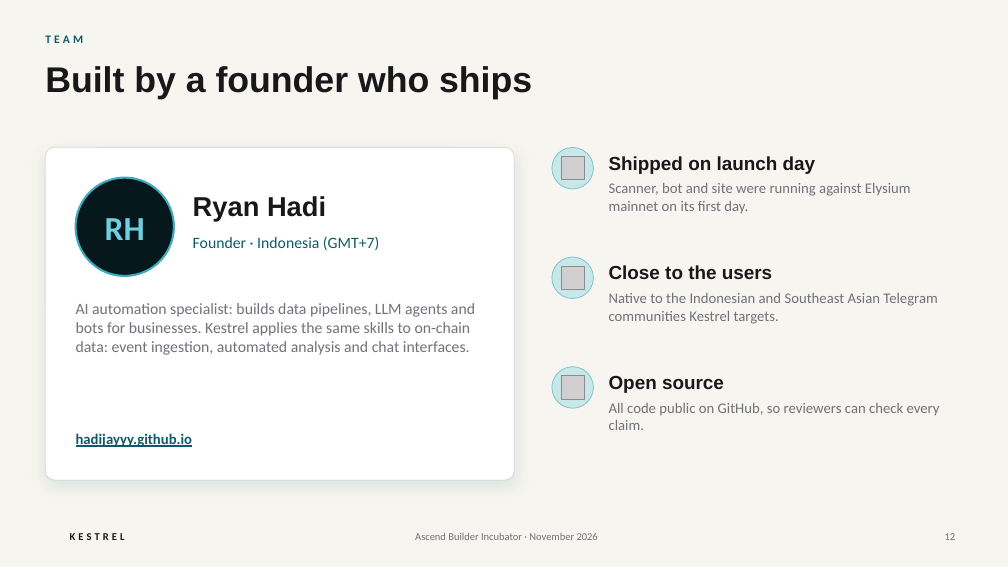
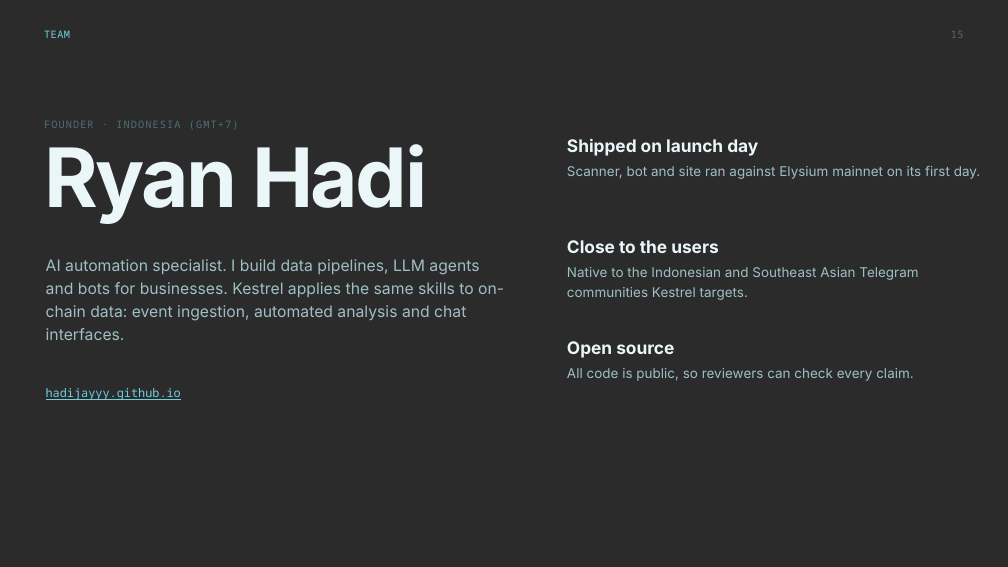
Before and after one commit to hadijayyy/hadijayyy.github.io, a slide deck: slide 15 of kestrel/deck/Kestrel-Pitch-Deck.pptx (slide 12 before the commit). Drawn at 1008x567 pixels with LibreOffice and Linux fonts; fonts in the diff are those of the drawing; grey boxes stand for pictures; background and template pictures are left out; a plain dark background stands for a picture behind light text. Boxes give left, top, right and bottom in pixels: in the first picture for what was removed or moved away, otherwise in the second. Text is boxed around its words. In the diff, an @@ line names an element or a change of style, - is before the commit and + after.

```diff
--- a/kestrel/deck/Kestrel-Pitch-Deck.pptx
+++ b/kestrel/deck/Kestrel-Pitch-Deck.pptx
@@ background #F7F5EF to picture (left out) @@
@@ text "TEAM" at [44, 30, 70, 38]: size 11 to 9.8 pt, font Calibri to Noto Sans Mono, text colour #0E5A68 to #6FCFE0, letter spacing 3 to 0.4 pt, bold off; line spacing 1 to 11.7pt; less space between paragraphs @@
@@ text added at [951, 31, 964, 38], 9.8 pt, text #4F6F74 @@
+15
@@ title removed at [45, 66, 532, 99] @@
-Built by a founder who ships
@@ text "FOUNDER · INDONESIA (GMT+7)" at [44, 121, 239, 129]: vertical alignment middle to top @@
@@ text "Ryan Hadi": place and size @@
-text "Ryan Hadi" at [193, 196, 326, 221]
+text "Ryan Hadi" at [44, 144, 427, 224]
@@ text "Ryan Hadi" at [44, 144, 427, 224]: size 26 to 78 pt, font Arial to Inter, text colour #18181B to #EAF6F8, letter spacing 0 to -2.3 pt; line spacing 1 to 78pt; vertical alignment middle to top @@
@@ text at [44, 121, 239, 129]: text changed; size 15 to 9.8 pt; font Calibri to Noto Sans Mono; text colour #0E5A68 to #4F6F74 @@
-Founder · Indonesia (GMT+7)
+FOUNDER · INDONESIA (GMT+7)
@@ rounded rectangle removed at [45, 147, 514, 480] @@
@@ ellipse removed at [552, 147, 594, 189] @@
@@ text "Shipped on launch day": place and size @@
-text "Shipped on launch day" at [609, 156, 816, 174]
+text "Shipped on launch day" at [567, 139, 758, 156]
@@ ellipse removed at [76, 178, 174, 276] @@
@@ picture removed at [561, 157, 585, 180] @@
@@ text at [567, 166, 981, 179]: text changed; size 14 to 12.8 pt; font Calibri to Inter; text colour #71717A to #9FBFC5 @@
-Scanner, bot and site were running against Elysium mainnet on its first day.
+Scanner, bot and site ran against Elysium mainnet on its first day.
@@ text removed at [105, 218, 145, 240] @@
-RH
@@ text "Close to the users": place and size @@
-text "Close to the users" at [609, 265, 772, 279]
+text "Close to the users" at [567, 240, 718, 253]
@@ text at [46, 259, 504, 340]: text changed; font Calibri to Inter; text colour #71717A to #9FBFC5 @@
-AI automation specialist: builds data pipelines, LLM agents and bots for businesses. Kestrel applies the same skills to on-chain data: event ingestion, automated analysis and chat interfaces.
+AI automation specialist. I build data pipelines, LLM agents and bots for businesses. Kestrel applies the same skills to on-chain data: event ingestion, automated analysis and chat interfaces.
@@ ellipse removed at [552, 257, 594, 299] @@
@@ picture removed at [561, 266, 585, 290] @@
@@ text "Native to the Indonesian and ...": place and size @@
-text "Native to the Indonesian and ..." at [609, 293, 937, 324]
+text "Native to the Indonesian and ..." at [567, 267, 918, 300]
@@ text "Native to the Indonesian and ..." at [567, 267, 918, 300]: size 14 to 12.8 pt, font Calibri to Inter, text colour #71717A to #9FBFC5; line spacing 1 to 18.5pt @@
@@ size 18 to 16.5 pt, font Arial to Inter, text colour #18181B to #EAF6F8; line spacing 1 to 19.8pt; vertical alignment middle to top in 3 elements at [567, 139, 758, 156], [567, 240, 718, 253], [567, 341, 674, 358] @@
@@ text "Open source": place and size @@
-text "Open source" at [609, 376, 724, 393]
+text "Open source" at [567, 341, 674, 358]
@@ text "hadijayyy.github.io": place and size @@
-text "hadijayyy.github.io" at [76, 433, 193, 447]
+text "hadijayyy.github.io" at [46, 388, 181, 400]
@@ text "hadijayyy.github.io" at [46, 388, 181, 400]: size 14 to 11.3 pt, font Calibri to Noto Sans Mono, text colour #0E5A68 to #6FCFE0, bold off; line spacing 1 to 13.5pt; vertical alignment middle to top @@
@@ ellipse removed at [552, 367, 594, 408] @@
@@ picture removed at [561, 376, 585, 399] @@
@@ text at [567, 368, 913, 381]: text changed; size 14 to 12.8 pt; font Calibri to Inter; text colour #71717A to #9FBFC5 @@
-All code public on GitHub, so reviewers can check every claim.
+All code is public, so reviewers can check every claim.
@@ text removed at [70, 533, 125, 540] @@
-KESTREL
@@ text removed at [415, 533, 598, 540] @@
-Ascend Builder Incubator · November 2026
@@ page number removed at [945, 533, 956, 540] @@
-12
```
Also in this commit, not shown: 8 other slides changed, 8 slides added, 5 slides removed, 10 other files.
